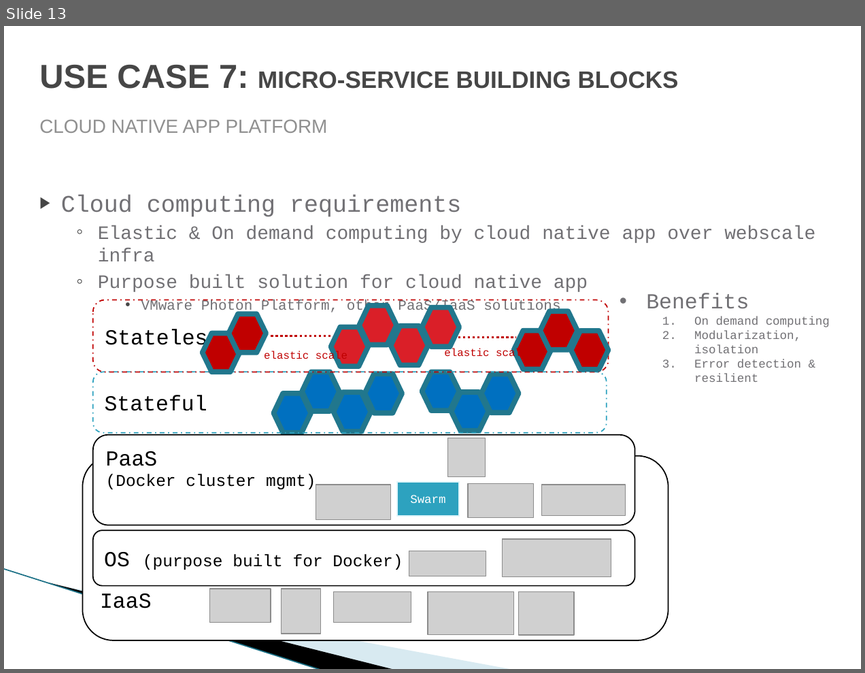
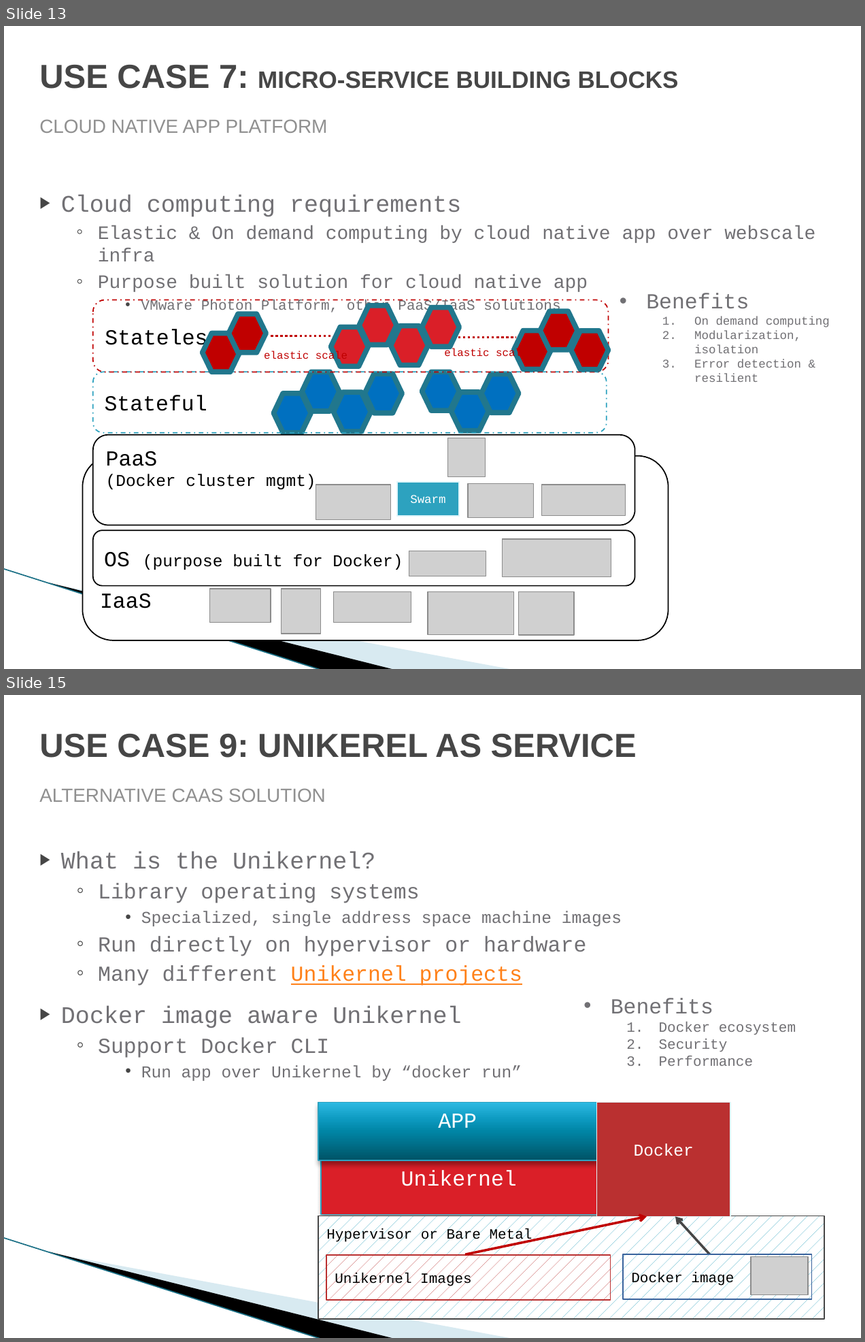
Before and after one commit to yangoliver/mydoc, a slide deck: slides/2016/docker_use_case_summary.pptx. Shown one above the other, each under a label of ours: slide 13 before the commit, slides 13 and 15 after it; the slides between them are not shown. The pictures are 865x673 and 865x1342 pixels, drawn with LibreOffice and Linux fonts; fonts in the diff are those of the drawing; grey boxes stand for pictures; background and template pictures are left out. Boxes give left, top, right and bottom in pixels: in the first picture for what was removed or moved away, otherwise in the second. Text is boxed around its words. In the diff, an @@ line names an element or a change of style, - is before the commit and + after.

Commit message:
updated: new unikernel use cases and format clean up

```diff
--- a/slides/2016/docker_use_case_summary.pptx
+++ b/slides/2016/docker_use_case_summary.pptx
@@ slide 15 added at (4,695,861,1338), background #FFFFFF; not listed: 3 template elements that a slide beside it also shows @@
@@ title added at (39,734,636,758), 28 pt, text #464646, bold @@
+USE CASE 9: UNIKEREL AS SERVICE
@@ subtitle added at (39,788,326,802), 16 pt, text #909090 @@
+ALTERNATIVE CAAS SOLUTION
@@ text added at (61,851,621,1081), 18 pt, text #717074 @@
+▶ What is the Unikernel?
+  ◦ Library operating systems
+    • Specialized, single address space machine images
+  ◦ Run directly on hypervisor or hardware
+  ◦ Many different Unikernel projects
+▶ Docker image aware Unikernel
+  ◦ Support Docker CLI
+    • Run app over Unikernel by “docker run”
@@ text added at (611,998,796,1066), 12 pt, text #717074 @@
+• Benefits
+  1. Docker ecosystem
+  2. Security
+  3. Performance
@@ rectangle added at (318,1102,597,1160), fill gradient #005367 to #0086A7 to #0E9ABE to #2CB9E3, outline #2DA2BF 0.75 pt, 18 pt, text #FFFFFF @@
+APP
@@ rectangle added at (321,1160,597,1215), fill #DA1F28, outline #2DA2BF 0.75 pt, 18 pt, text #FFFFFF @@
+Unikernel
@@ group added at (318,1102,824,1318): 4 rectangles, 2 arrows, 1 picture @@
+Hypervisor or Bare Metal
+Docker
+Unikernel Images
+Docker image
```
Also in this commit, not shown: 7 slides changed, 1 other slide added, 1 other file.
